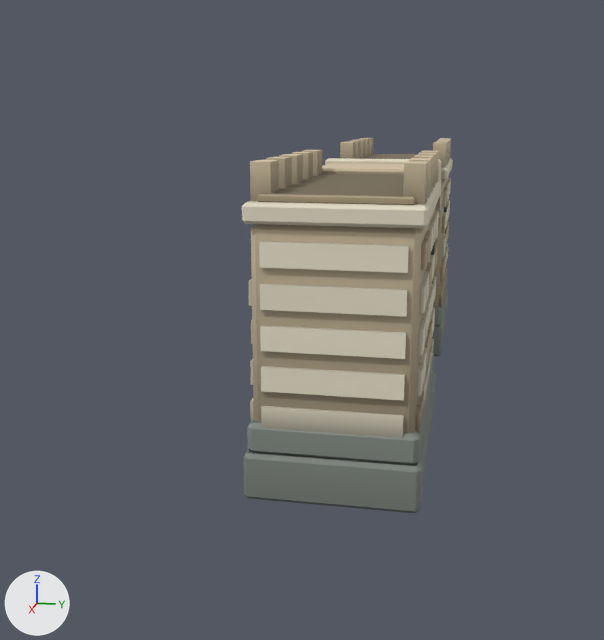
An edit to the Blender file assets/source/architecture-kit.blend, drawn before and after from the same camera.
Rendered twice from a 50 mm lens placed at (14.57, 1.5, 4.62), pointed at (1.58, -1.1, 1.37). Arrows for +X, +Y and +Z are at lower left; the lights stay in place. The picture after the commit comes second.

The first picture shows 'town_gate.006'.
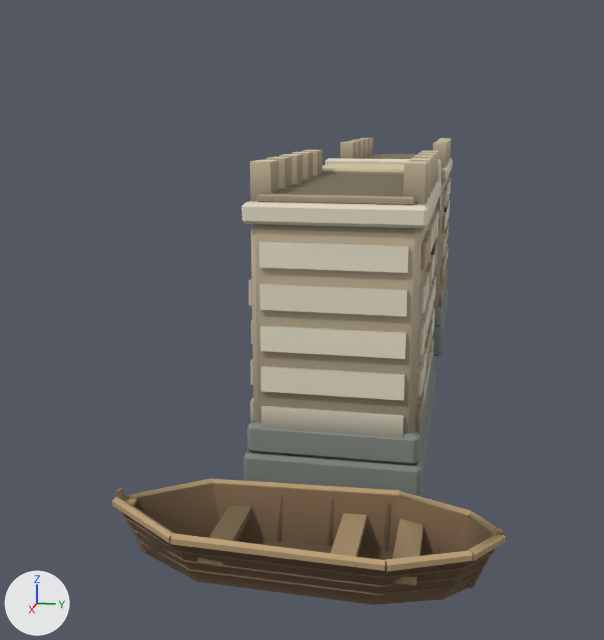
The edits, one by one:
Mesh me_boat_hull_005 is new.
It has 532 vertices, 394 faces and spans x -0.78..0.78, y -2.03..1.98, z 0.1..0.81.
It uses material mat_way_vertex_palette.
Object 'boat.005' (ob_boat_005) is new; it shows me_boat_hull_005.
Its location is (7.0, 0.0, 0.0).

Location of each change, (x1, y1, x2, y2) in pixels of the pictures (604 x 640 px):
'boat.005', added (brown): after (112, 478, 506, 605)
